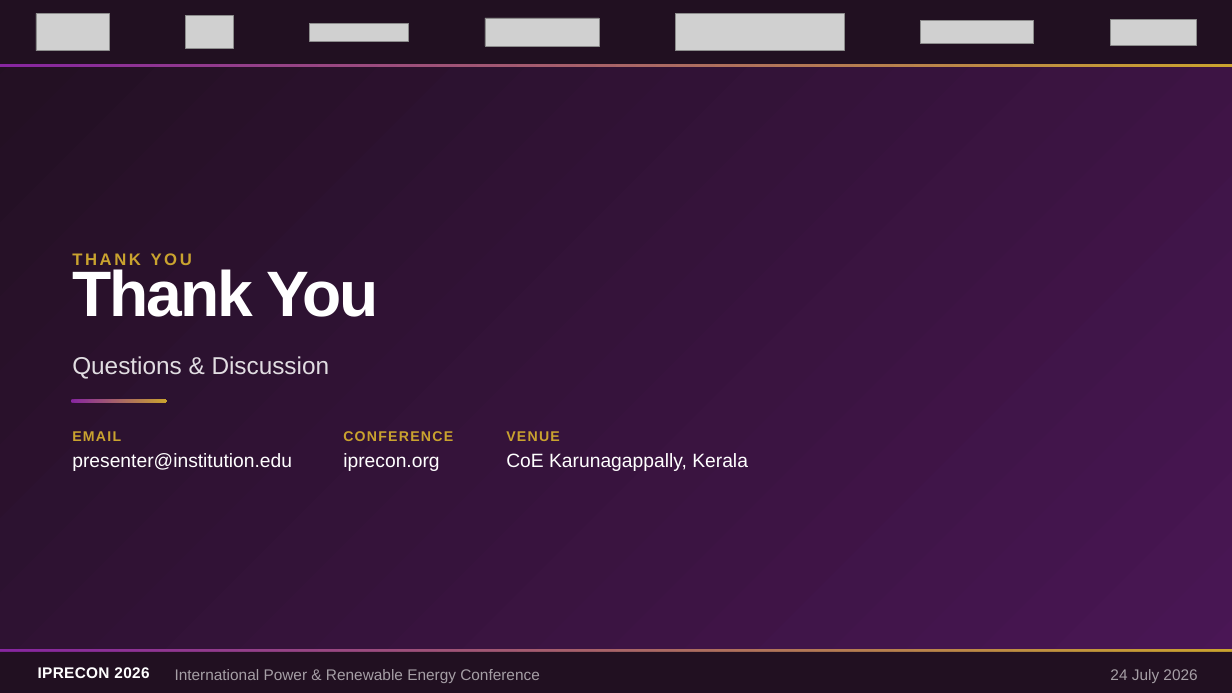
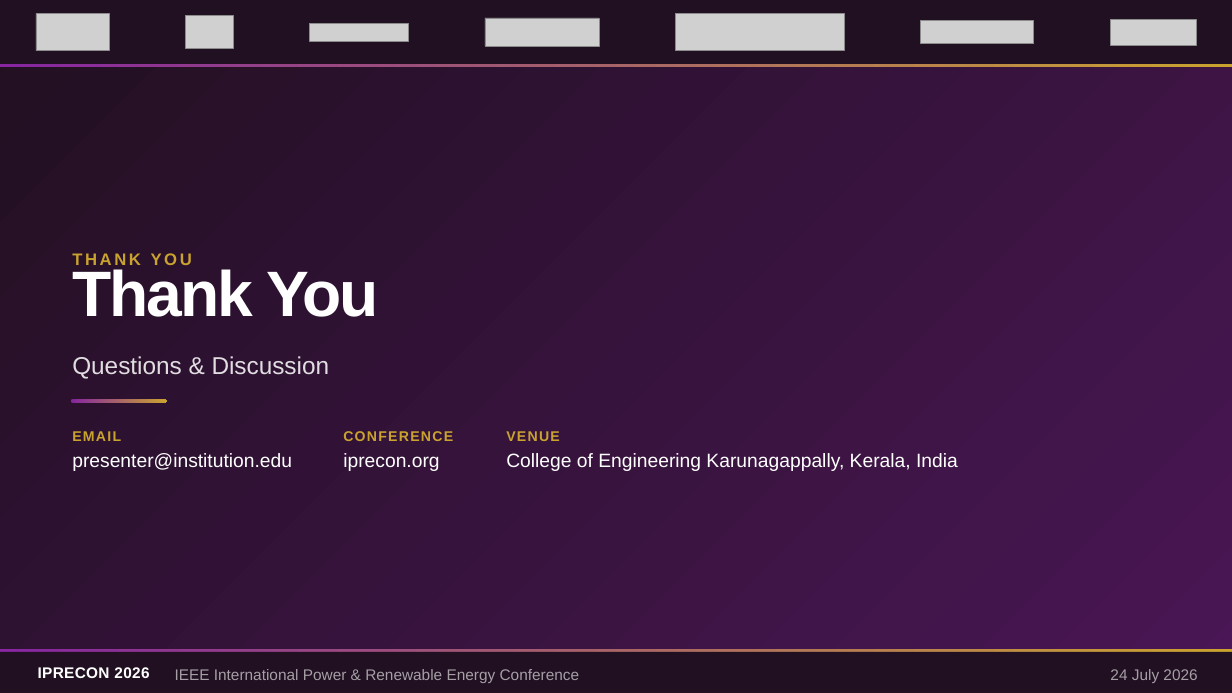
Before and after one commit to IEEE-SB-CEK-WEBSITES/IPRECON, a slide deck: slide 11 of assets/documents/IPRECON_2026_Conference_Template.pptx. Drawn at 1232x693 pixels with LibreOffice and Linux fonts; fonts in the diff are those of the drawing; grey boxes stand for pictures. Boxes give left, top, right and bottom in pixels: in the first picture for what was removed or moved away, otherwise in the second. Text is boxed around its words. In the diff, an @@ line names an element or a change of style, - is before the commit and + after.

```diff
--- a/assets/documents/IPRECON_2026_Conference_Template.pptx
+++ b/assets/documents/IPRECON_2026_Conference_Template.pptx
@@ text at [506, 453, 958, 471]: text changed @@
-CoE Karunagappally, Kerala
+College of Engineering Karunagappally, Kerala, India
@@ text at [175, 669, 580, 683]: text changed @@
-International Power & Renewable Energy Conference
+IEEE International Power & Renewable Energy Conference
```
Also in this commit, not shown: 10 other slides changed, 2 other files.
